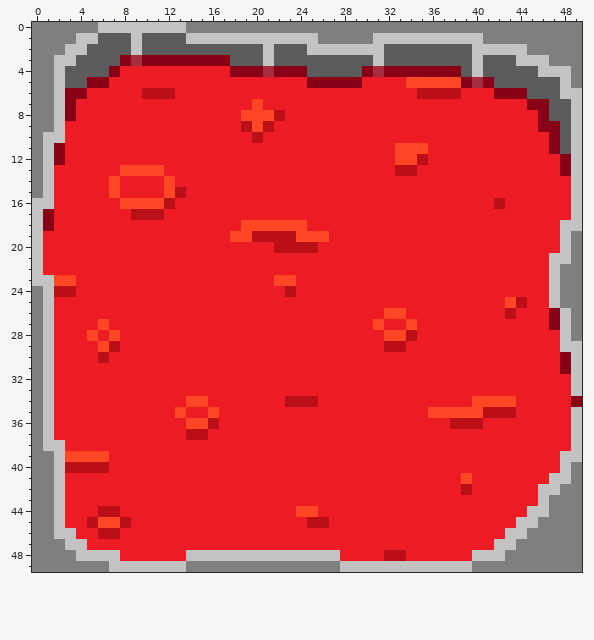
Pixel-art sprite: images/l0000.png. The picture above was drawn from the file before the commit.
The file is 50x50 pixels.
The result:
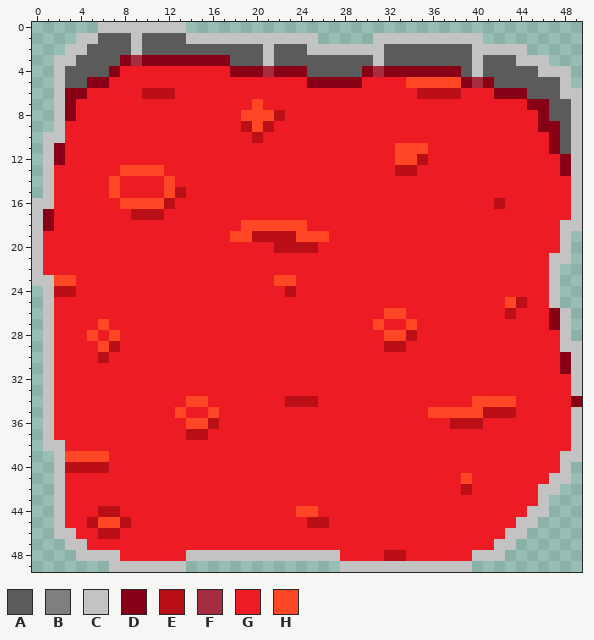
Palette (. is transparent): A #5b5b5b  B #7f7f7f  C #c3c3c3  D #880015  E #bb0f17  F #a62d3f  G #ed1c24  H #ff4726
Change:
y 0: x 0..5 BBBBBB -> ......; x 14..49 BBBBBBBBBBBBBBBBBBBBBBBBBBBBBBBBBBBB -> ....................................
y 1: x 0..3 BBBB -> ....; x 26..30 BBBBB -> .....; x 41..49 BBBBBBBBB -> .........
y 2: x 0..2 BBB -> ...; x 45..49 BBBBB -> .....
y 3: x 0..1 BB -> ..; x 47..49 BBB -> ...
y 4..5: x 0..1 BB -> ..; x 49 B -> .
y 6..9: x 0..1 BB -> ..
y 10..15: x 0 B -> .
y 19..21: x 49 B -> .
y 22..23: x 48..49 BB -> ..
y 24..25: x 0 B -> .; x 48..49 BB -> ..
y 26..28: x 0 B -> .; x 49 B -> .
y 29..38: x 0 B -> .
y 39: x 0..1 BB -> ..
y 40..41: x 0..1 BB -> ..; x 49 B -> .
y 42: x 0..1 BB -> ..; x 48..49 BB -> ..
y 43..44: x 0..1 BB -> ..; x 47..49 BBB -> ...
y 45: x 0..1 BB -> ..; x 46..49 BBBB -> ....
y 46: x 0..1 BB -> ..; x 45..49 BBBBB -> .....
y 47: x 0..2 BBB -> ...; x 44..49 BBBBBB -> ......
y 48: x 0..3 BBBB -> ....; x 43..49 BBBBBBB -> .......
y 49: x 0..6 BBBBBBB -> .......; x 14..27 BBBBBBBBBBBBBB -> ..............; x 40..49 BBBBBBBBBB -> ..........
Pixel boxes of the changes (left, top, right, bottom) in both pictures:
erased: (32, 22, 98, 198)
erased: (186, 22, 582, 88)
erased: (560, 231, 582, 341)
erased: (32, 286, 109, 572)
erased: (472, 462, 582, 572)
erased: (186, 561, 340, 572)
